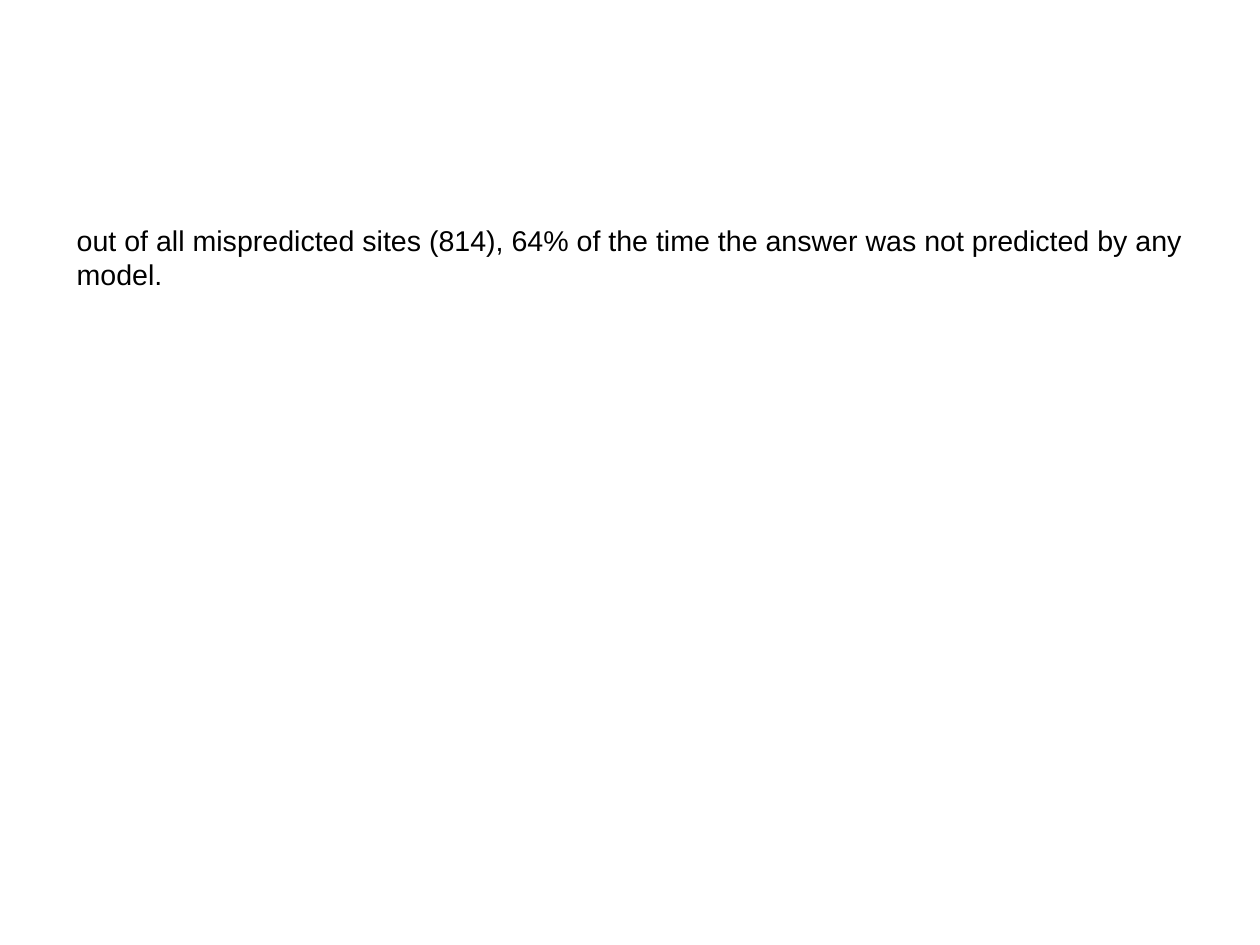
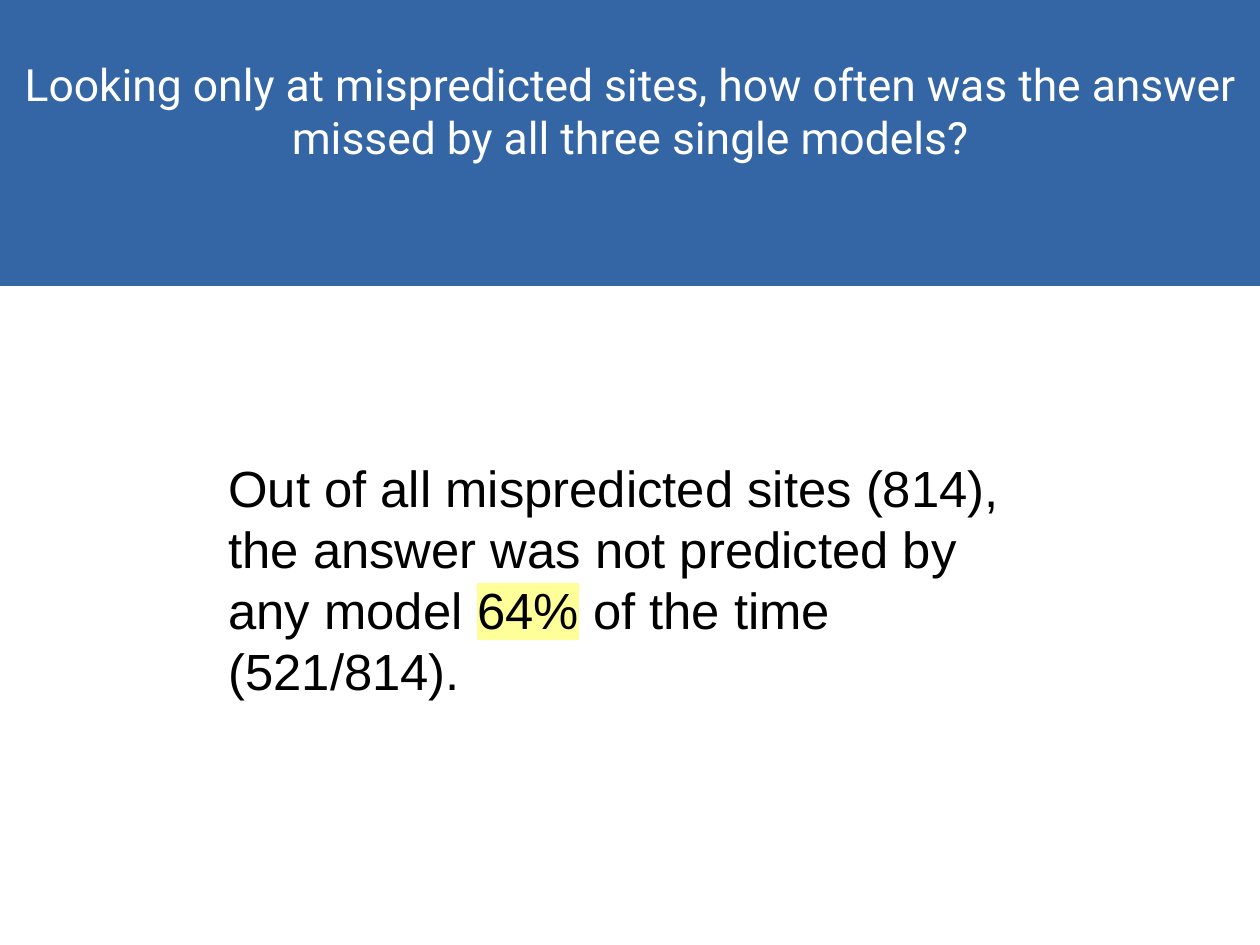
Before and after one commit to akulikova64/BERT_CNN_comparison, a slide deck: slide 26 of analysis/present_12_16_21.odp (slide 21 before the commit). Drawn at 1260x945 pixels with LibreOffice and Linux fonts; fonts in the diff are those of the drawing. Boxes give left, top, right and bottom in pixels: in the first picture for what was removed or moved away, otherwise in the second. Text is boxed around its words. In the diff, an @@ line names an element or a change of style, - is before the commit and + after.

```diff
--- a/analysis/present_12_16_21.odp
+++ b/analysis/present_12_16_21.odp
@@ rectangle added at (0, 0, 1260, 286), fill #3465A4, outline #3465A4 0 pt, 28 pt, text #FFFFFF @@
+Looking only at mispredicted sites, how often was the answer missed by all three single models?
@@ text at (228, 470, 999, 700): text changed; size 18 to 32 pt @@
-out of all mispredicted sites (814), 64% of the time the answer was not predicted by any model.
+Out of all mispredicted sites (814), the answer was not predicted by any model 64% of the time (521/814).
```
Also in this commit, not shown: 9 other slides changed, 8 slides added, 3 slides removed, 4 other files.
